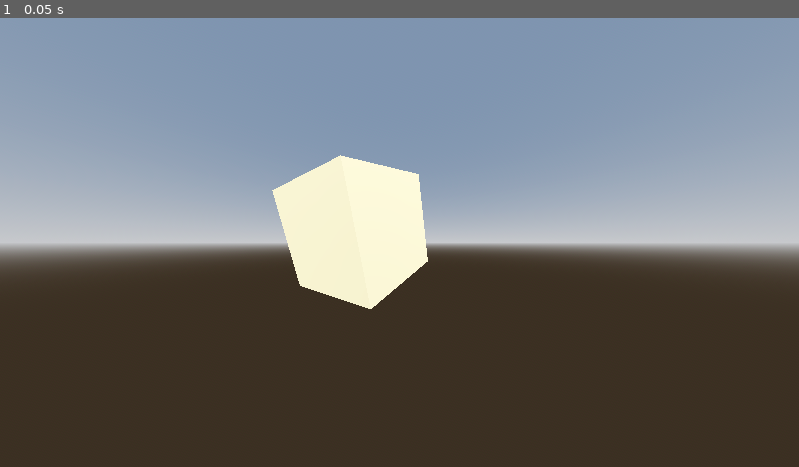
Above: before the commit, frame 1.
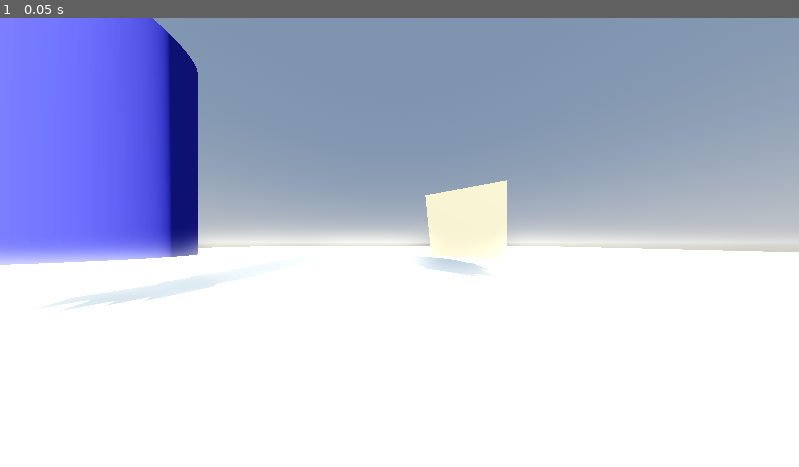
Above: after the commit, the same moment.

Repository: sshafiq1/Labs
Game: Godot game, scene res://main.tscn
The game is run twice, just before and just after one commit, with the same random seed, the same clock (stepped at 60 frames per second) and the same inputs.
Inputs:
- Up to frame 1 (0.05 s): no input

The runs differ from the first frame. In frame 1, 66% of the frame differs, in the area x 0-100%, y 0-100%.

Commit message:
Adding CSG Shapes

Diff:
--- a/lab-4/main.tscn
+++ b/lab-4/main.tscn
@@ -13,6 +13,13 @@
 tonemap_mode = 2
 glow_enabled = true
 
+[sub_resource type="StandardMaterial3D" id="StandardMaterial3D_iyr4r"]
+
+[sub_resource type="StandardMaterial3D" id="StandardMaterial3D_tcsjq"]
+
+[sub_resource type="StandardMaterial3D" id="StandardMaterial3D_a346c"]
+albedo_color = Color(0.156863, 0.172549, 0.745098, 1)
+
 [node name="Node3D" type="Node3D"]
 transform = Transform3D(1, 0, 0, 0, 1, 0, 0, 0, 1, 1.70788, 0.537902, -0.0752099)
 
@@ -26,9 +33,20 @@
 environment = SubResource("Environment_3bbnn")
 
 [node name="Camera3D" type="Camera3D" parent="."]
-transform = Transform3D(1, 0, 0, 0, 1, 0, 0, 0, 1, 0.860077, -0.873854, 2.25609)
+transform = Transform3D(1, 0, 0, 0, 1, 0, 0, 0, 1, -0.770101, 0, 3.23374)
 fov = 110.386
 
 [node name="CSGBox3D" type="CSGBox3D" parent="."]
-transform = Transform3D(0.546575, -0.137118, 0.826108, 0.243327, 0.969944, 0, -0.801279, 0.201015, 0.563512, 0.42236, -0.737751, 0.559298)
+transform = Transform3D(0.546575, -0.137118, 0.826108, 0.243327, 0.969944, 0, -0.801279, 0.201015, 0.563512, 0.42236, 0.38347, 0.559298)
 size = Vector3(1, 1, 1.06787)
+
+[node name="CSGBox3D2" type="CSGBox3D" parent="."]
+transform = Transform3D(1, 0, 0, 0, 1, 0, 0, 0, 1, -0.00537634, -1.01414, -0.00476408)
+material_override = SubResource("StandardMaterial3D_iyr4r")
+size = Vector3(40, 1, 40)
+material = SubResource("StandardMaterial3D_tcsjq")
+
+[node name="CSGCylinder3D" type="CSGCylinder3D" parent="."]
+transform = Transform3D(1, 0, 0, 0, 1, 0, 0, 0, 1, -3.32884, 0.86978, 1.88336)
+sides = 60
+material = SubResource("StandardMaterial3D_a346c")
Not shown: 1 places in lab-4/main.tscn that only renumber resources
